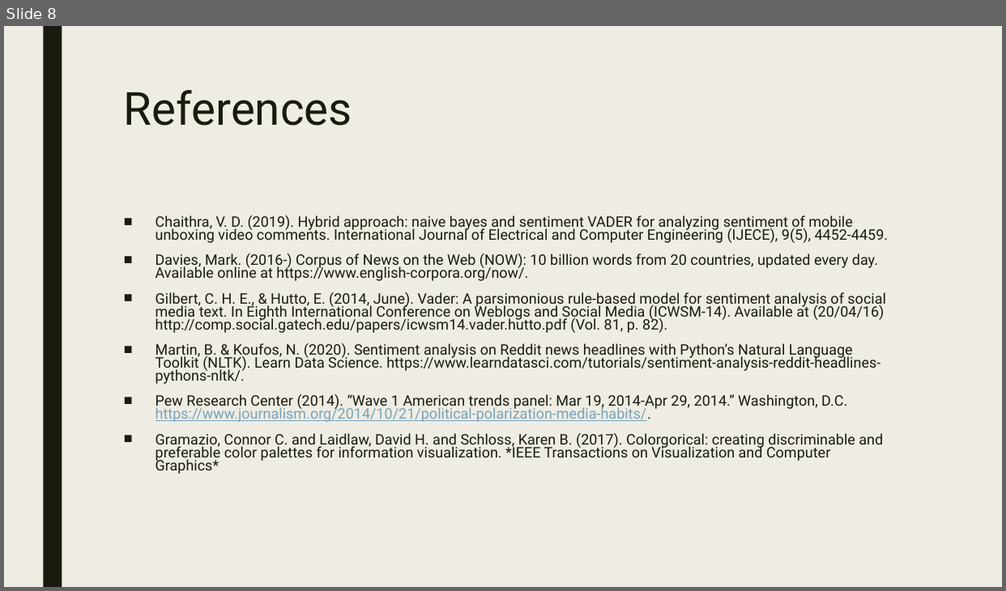
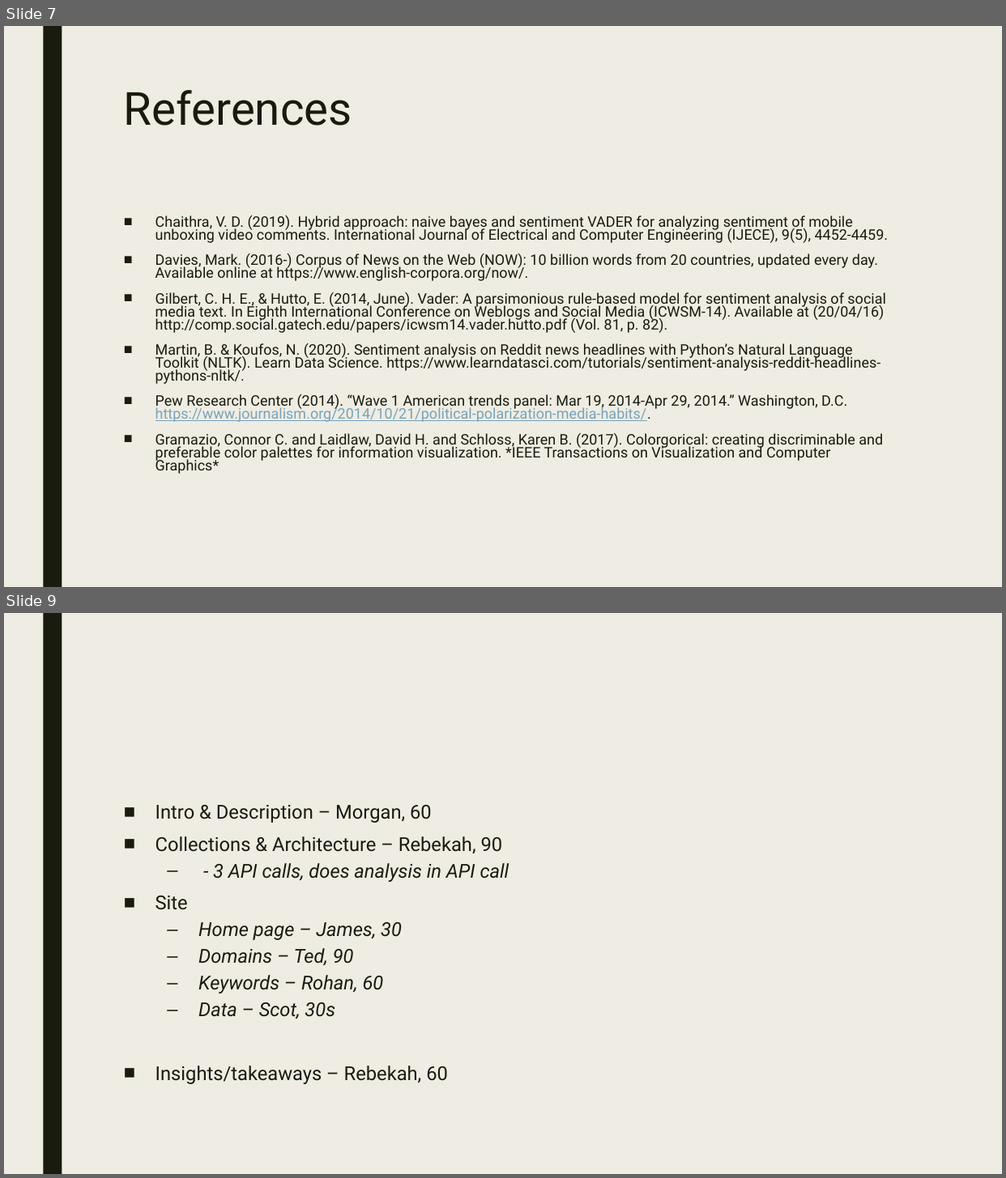
Before and after one commit to James-Ashley/sentiment-analysis-dashboard, a slide deck: Group_project2_deck.pptx. Shown one above the other, each under a label of ours: slide 8 before the commit, slides 7 and 9 after it; the slides between them are not shown. The pictures are 1006x591 and 1006x1178 pixels, drawn with LibreOffice and Linux fonts; fonts in the diff are those of the drawing. Boxes give left, top, right and bottom in pixels: in the first picture for what was removed or moved away, otherwise in the second. Text is boxed around its words. In the diff, an @@ line names an element or a change of style, - is before the commit and + after.

```diff
--- a/Group_project2_deck.pptx
+++ b/Group_project2_deck.pptx
@@ slide 9 added at <box>4,613,1002,1174</box>, background #EFEDE3; not listed: 1 template element that a slide beside it also shows @@
@@ text added at <box>155,805,509,1084</box>, 18.5 pt, text #191B0E @@
+■ Intro & Description – Morgan, 60
+■ Collections & Architecture – Rebekah, 90
+  – - 3 API calls, does analysis in API call
+■ Site
+  – Home page – James, 30
+  – Domains – Ted, 90
+  – Keywords – Rohan, 60
+  – Data – Scot, 30s
+■ Insights/takeaways – Rebekah, 60
@@ what was slide 8 is now slide 7 @@
```
Also in this commit, not shown: 3 slides changed, 1 other slide added, 1 slide removed.
